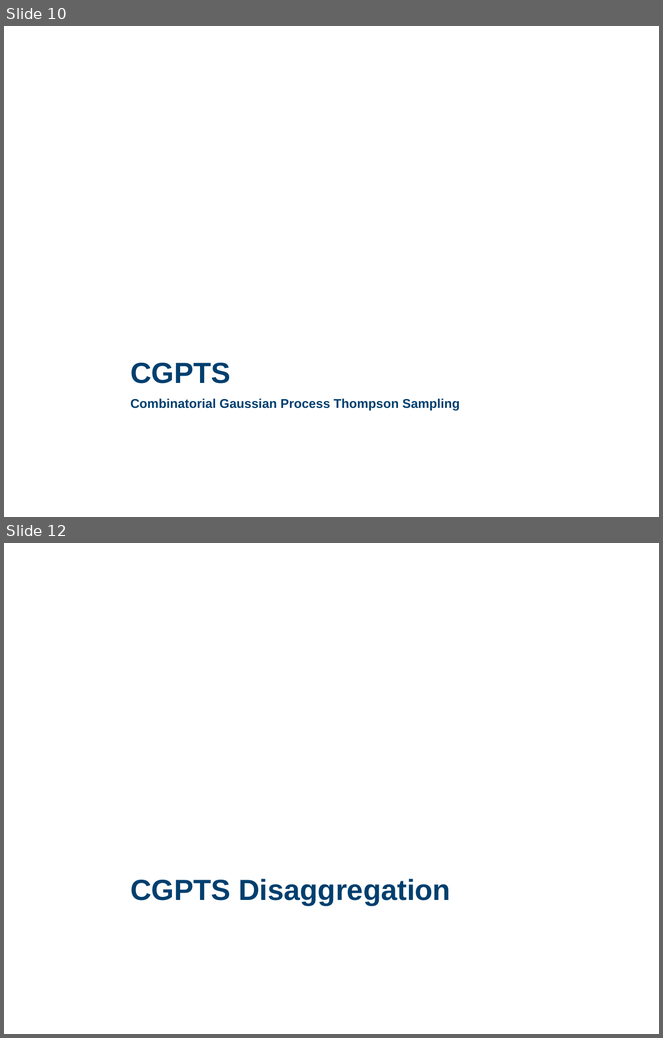
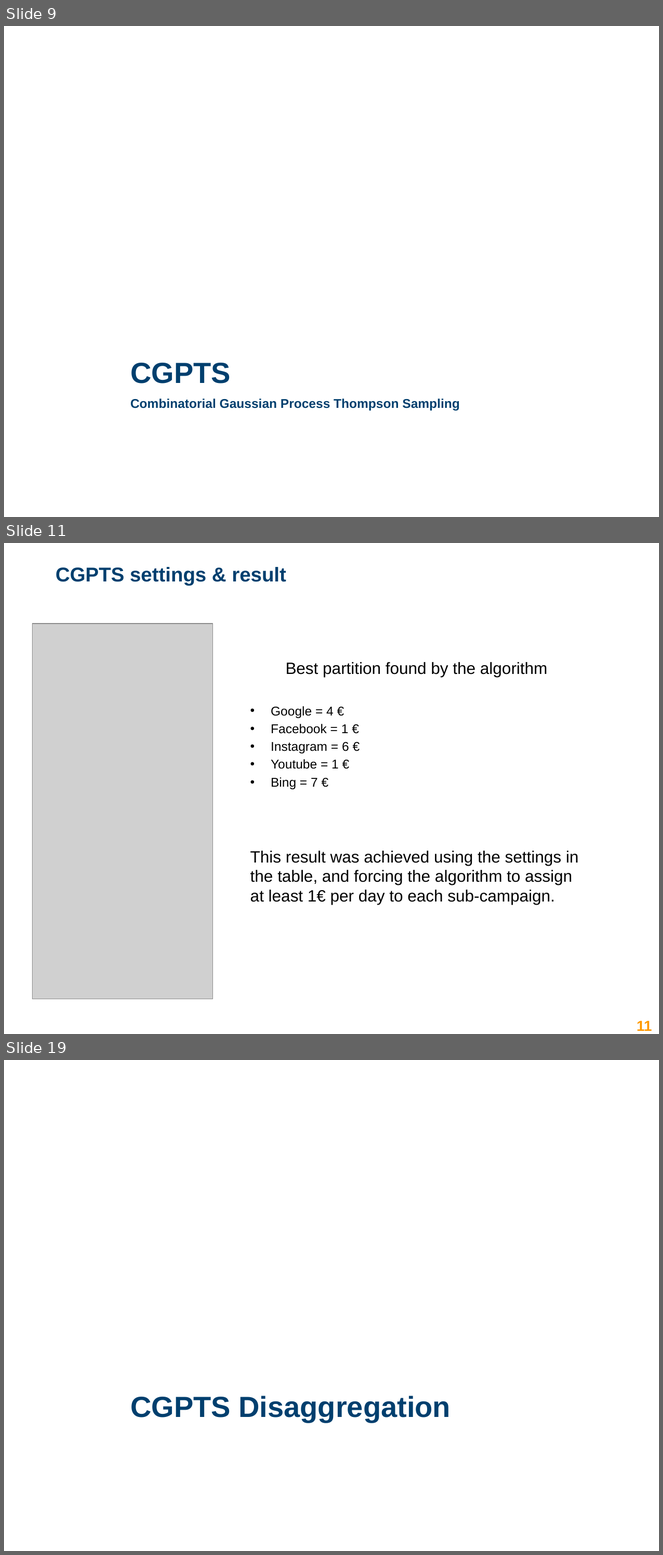
Before and after one commit to lucabonali/AdvertisingDIA, a slide deck: advertising_presentation.pptx. Shown one above the other, each under a label of ours: slides 10 and 12 before the commit, slides 9, 11 and 19 after it; the slides between them are not shown. The pictures are 663x1038 and 663x1555 pixels, drawn with LibreOffice and Linux fonts; fonts in the diff are those of the drawing; grey boxes stand for pictures; background and template pictures are left out. Boxes give left, top, right and bottom in pixels: in the first picture for what was removed or moved away, otherwise in the second. Text is boxed around its words. In the diff, an @@ line names an element or a change of style, - is before the commit and + after.

```diff
--- a/advertising_presentation.pptx
+++ b/advertising_presentation.pptx
@@ slide 11 added at box(4, 543, 659, 1034), background #FFFFFF @@
@@ title added at box(55, 567, 286, 586), 22 pt, text #003F6E, bold @@
+CGPTS settings & result
@@ picture added at box(32, 624, 213, 1000) @@
@@ text added at box(250, 662, 579, 905), 18 pt, text #000000 @@
+Best partition found by the algorithm
+• Google = 4 €
+• Facebook = 1 €
+• Instagram = 6 €
+• Youtube = 1 €
+• Bing = 7 €
+This result was achieved using the settings in the table, and forcing the algorithm to assign at least 1€ per day to each sub-campaign.
@@ text added at box(21, 1014, 343, 1033), 12 pt, text #003F6E, bold @@
+Lamparelli Andrea (andrea.lamparelli@mail.polimi.it)
@@ rectangle added at box(56, 1017, 352, 1034), fill #FFFFFF @@
@@ page number added at box(637, 1021, 652, 1031), 16 pt, text #FF9900, bold @@
+11
@@ what was slide 10 is now slide 9 @@
@@ what was slide 12 is now slide 19 @@
```
Also in this commit, not shown: 8 other slides added, 2 slides removed.
